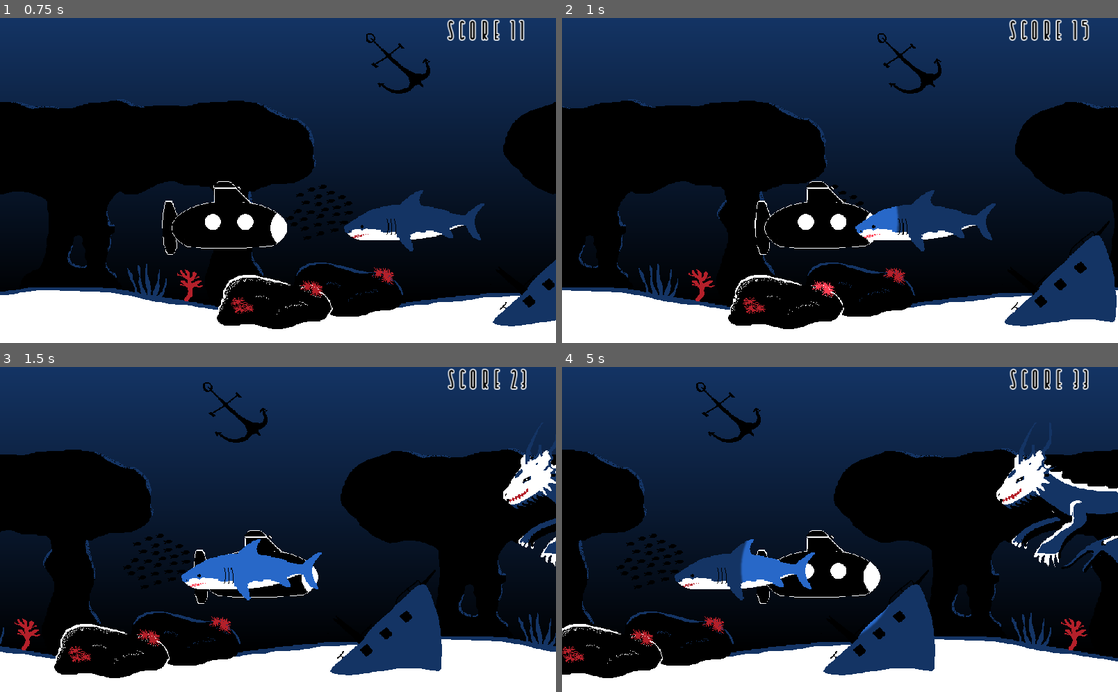
Above: before the commit, frames 1-4 (two rows, left to right).
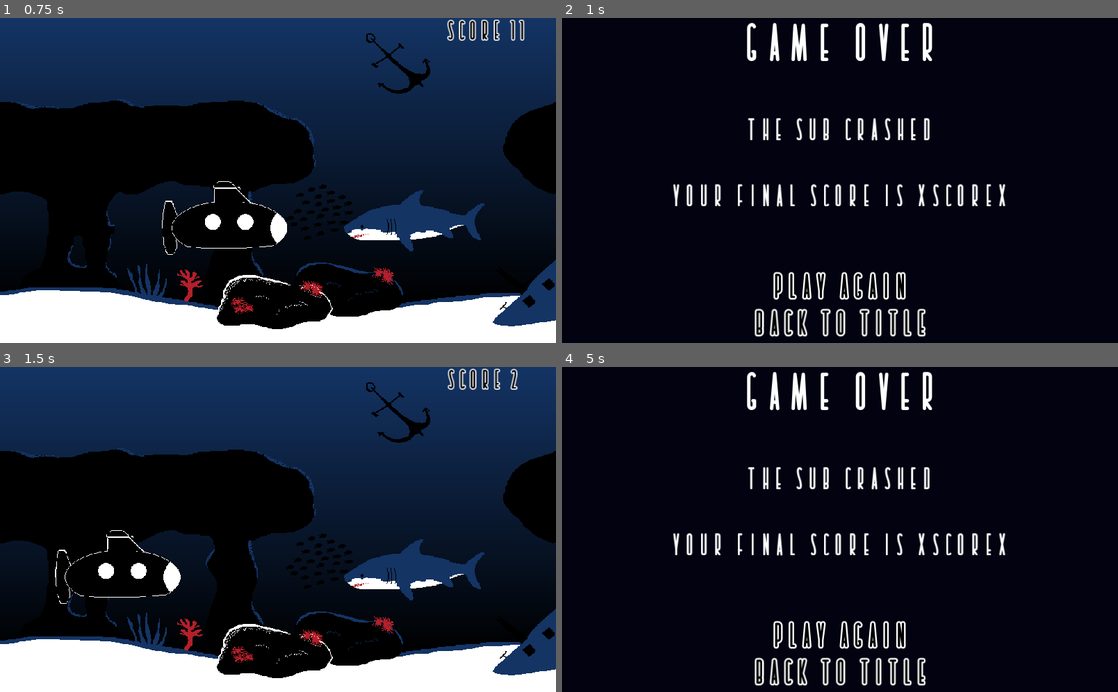
Above: after the commit, the same moments.

Repository: farmdogsdev/godot-jam
Game: Godot game, scene res://resources/TestScene.tscn
The game is run twice, just before and just after one commit, with the same random seed, the same clock (stepped at 60 frames per second) and the same inputs.
Inputs (mouse positions are in pixels of both pictures, inside the frame that each line leads up to):
- Up to frame 1 (0.75 s): hold Right (ui_right) from 0.53 s (still down)
- Up to frame 2 (1 s): keep holding Right (ui_right)
- Up to frame 3 (1.5 s): release Right (ui_right) at 1.25 s; click (278, 636) at 1.25 s, where only the run after the commit has a clickable "play again"
- Up to frame 4 (5 s): hold Down (ui_down) 2.03-2.75 s; click (840, 636) at 2.75 s, where only the run before the commit has a clickable "play again"; click (840, 636) at 3.5 s, where only the run after the commit has a clickable "play again"; hold Right (ui_right) from 4.28 s (still down)

Frame 1 is identical in both runs. In frame 2, 55% of the frame differs, in the area x 0-100%, y 0-100%; in frame 3, 37%; in frame 4, 58%.

Commit message:
implemented sounds, added lightbulb powerup

Diff:
--- a/resources/Sub.tscn
+++ b/resources/Sub.tscn
@@ -1,9 +1,13 @@
-[gd_scene load_steps=6 format=2]
+[gd_scene load_steps=10 format=2]
 
 [ext_resource path="res://assets/graphics/sub.png" type="Texture" id=1]
 [ext_resource path="res://assets/graphics/light.png" type="Texture" id=2]
 [ext_resource path="res://resources/scripts/Sub.gd" type="Script" id=3]
 [ext_resource path="res://assets/sound/ClickClunk.wav" type="AudioStream" id=4]
+[ext_resource path="res://assets/sound/Ambient_music.wav" type="AudioStream" id=5]
+[ext_resource path="res://assets/sound/lowgroan3.wav" type="AudioStream" id=6]
+[ext_resource path="res://assets/sound/lowgroan.wav" type="AudioStream" id=7]
+[ext_resource path="res://assets/sound/Thud.wav" type="AudioStream" id=8]
 
 [sub_resource type="CapsuleShape2D" id=1]
 radius = 51.957
@@ -35,4 +39,17 @@
 stream = ExtResource( 4 )
 volume_db = 2.889
 
+[node name="BGMusic" type="AudioStreamPlayer2D" parent="."]
+stream = ExtResource( 5 )
+autoplay = true
+
+[node name="SharkGroan" type="AudioStreamPlayer2D" parent="."]
+stream = ExtResource( 7 )
+
+[node name="LeviathanGroan" type="AudioStreamPlayer2D" parent="."]
+stream = ExtResource( 6 )
+
+[node name="Thud" type="AudioStreamPlayer2D" parent="."]
+stream = ExtResource( 8 )
+
 [connection signal="body_entered" from="Collide" to="." method="_on_Collide_body_entered"]
--- a/resources/scripts/Sub.gd
+++ b/resources/scripts/Sub.gd
@@ -57,10 +57,12 @@
 	elif body.name == "Anchor":
 		$CrashSound.play()
 	elif body.name == "Leviathan":
-		$CrashSound.play()
+		$LeviathanGroan.play()
 	elif body.name == "Shark":
-		$CrashSound.play()
+		$SharkGroan.play()
 	elif body.name == "SchoolFish":
 		$CrashSound.play()
+	elif body.name == "SunkenShip":
+		$Thud.play()
 	if $CrashSound.playing == false:
 		game_over = true
Binary file added: assets/graphics/lightbulb.aseprite
Binary file added: assets/graphics/lightbulb.png
